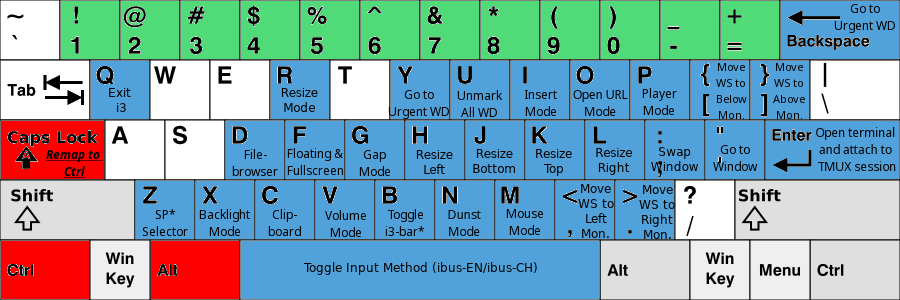
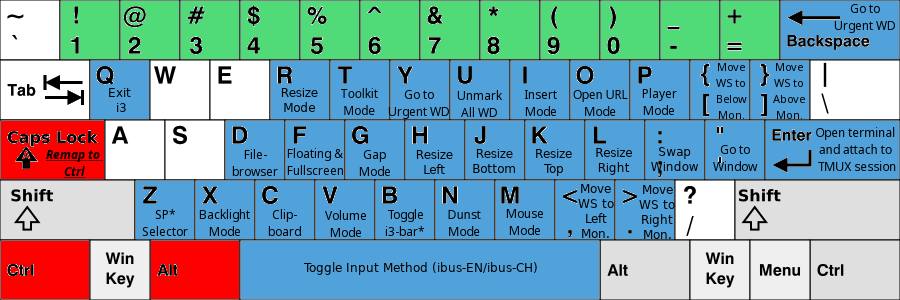
Revision of a layered w=900, h=300 image; what changed, layer by layer:
added layer "Toolkit ..." above "KB_United_States-NoAltGr.svg" over [341, 88, 378, 115]
painted on "KB_United_States-NoAltGr.svg" over [331, 61, 389, 119]
